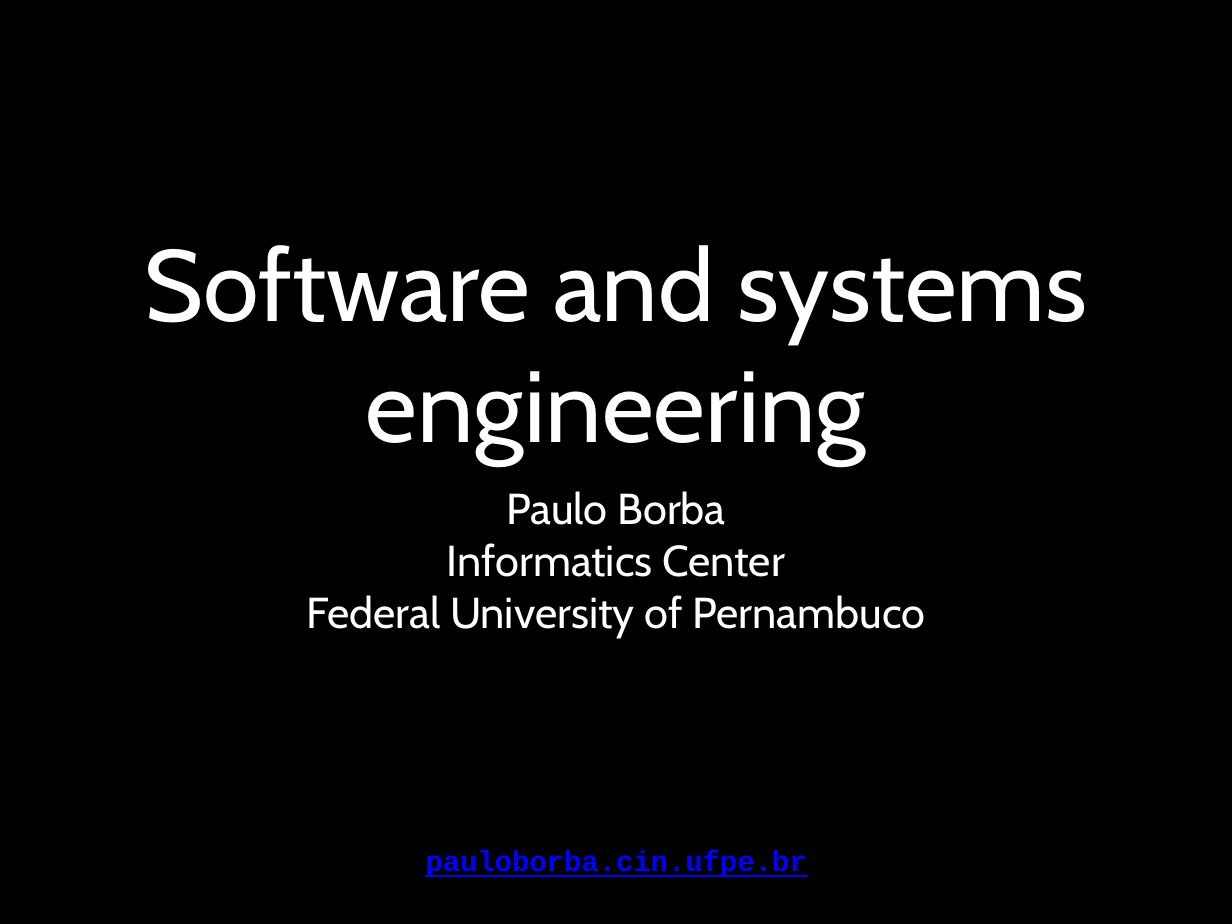
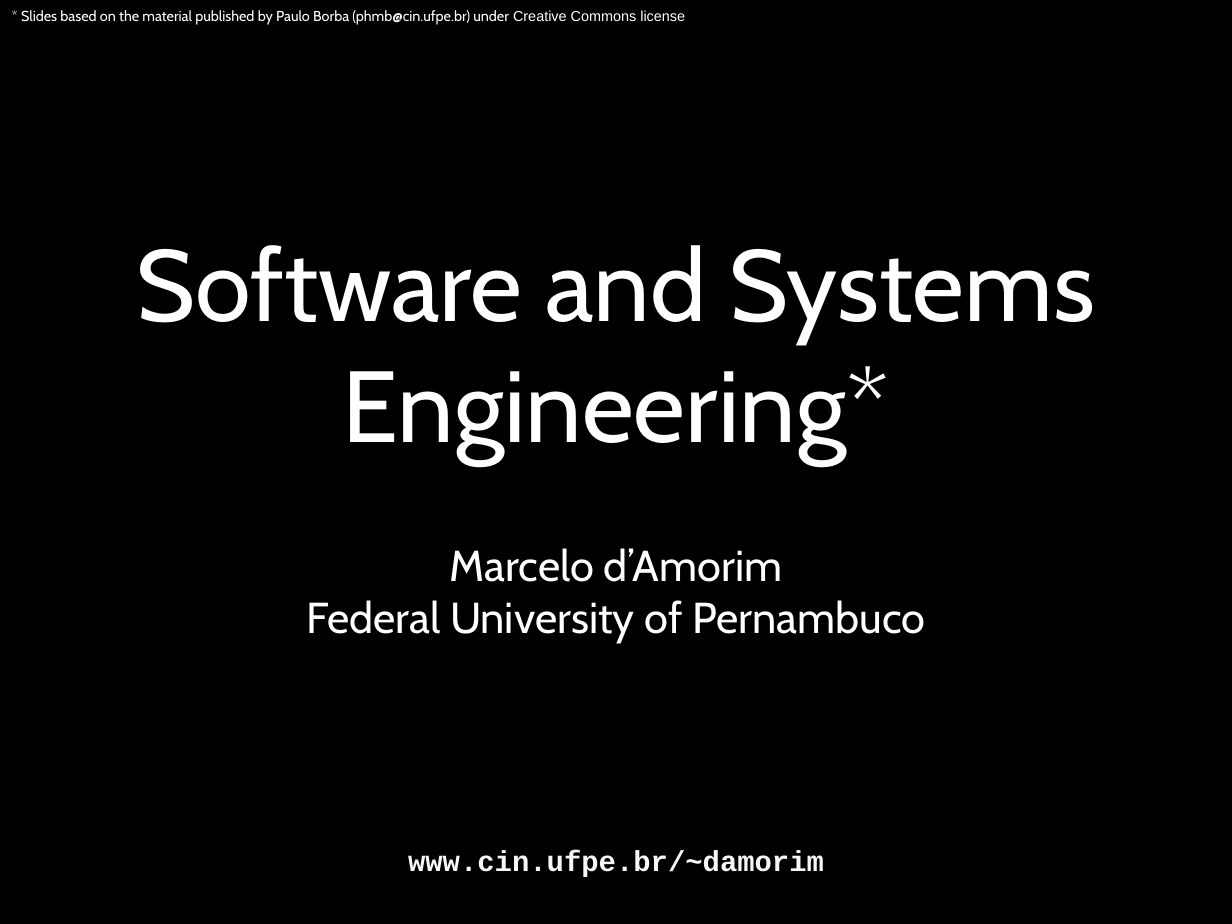
Before and after one commit to pauloborba/software-engineering-courses, a slide deck: slide 1 of Aulas/ApresentacaoEIntroducaoAESSGraduacao/CourseOverview.pptx. Drawn at 1232x924 pixels with LibreOffice and Linux fonts; fonts in the diff are those of the drawing. Boxes give left, top, right and bottom in pixels: in the first picture for what was removed or moved away, otherwise in the second. Text is boxed around its words. In the diff, an @@ line names an element or a change of style, - is before the commit and + after.

Commit message:
revised material for the first session

```diff
--- a/Aulas/ApresentacaoEIntroducaoAESSGraduacao/CourseOverview.pptx
+++ b/Aulas/ApresentacaoEIntroducaoAESSGraduacao/CourseOverview.pptx
@@ text added at (21, 10, 685, 25), 12 pt, text #FFFFFF @@
+* Slides based on the material published by Paulo Borba (phmb@cin.ufpe.br) under Creative Commons license
@@ title at (137, 245, 1095, 464): text changed @@
-Software and systems engineering
+Software and Systems Engineering*
@@ subtitle "Marcelo d’Amorim": place and size @@
-subtitle "Marcelo d’Amorim" at (307, 491, 925, 639)
+subtitle "Marcelo d’Amorim" at (307, 548, 925, 644)
@@ subtitle at (450, 548, 782, 582): text changed @@
-Paulo Borba
-Informatics Center
+Marcelo d’Amorim
@@ text at (408, 850, 824, 877): text changed; text colour #0000FF to #F3F9F6 @@
-pauloborba.cin.ufpe.br
+www.cin.ufpe.br/~damorim
```
Also in this commit, not shown: 14 other slides changed, 1 slide added, 22 slides removed, 1 other file.
